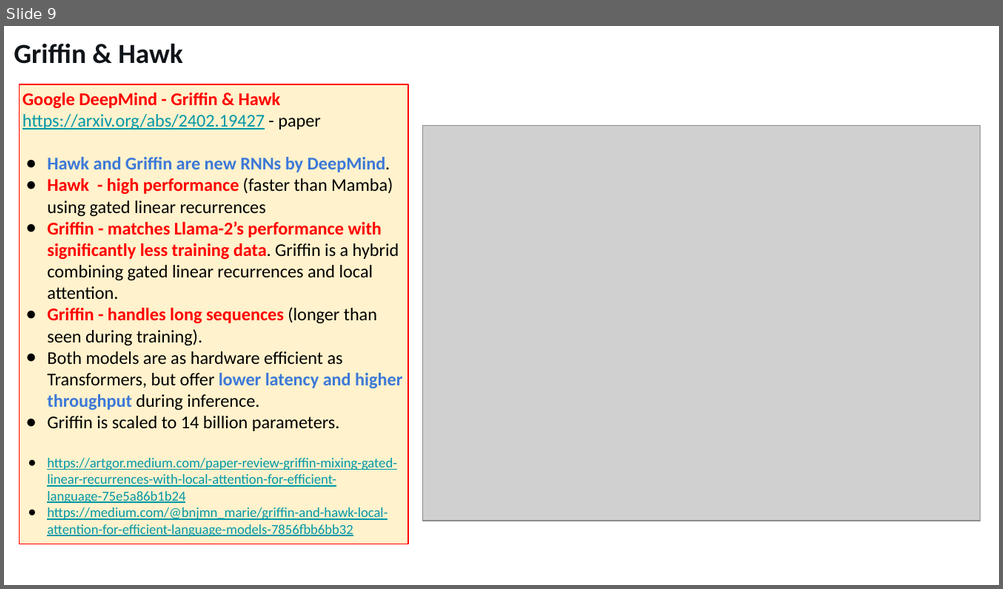
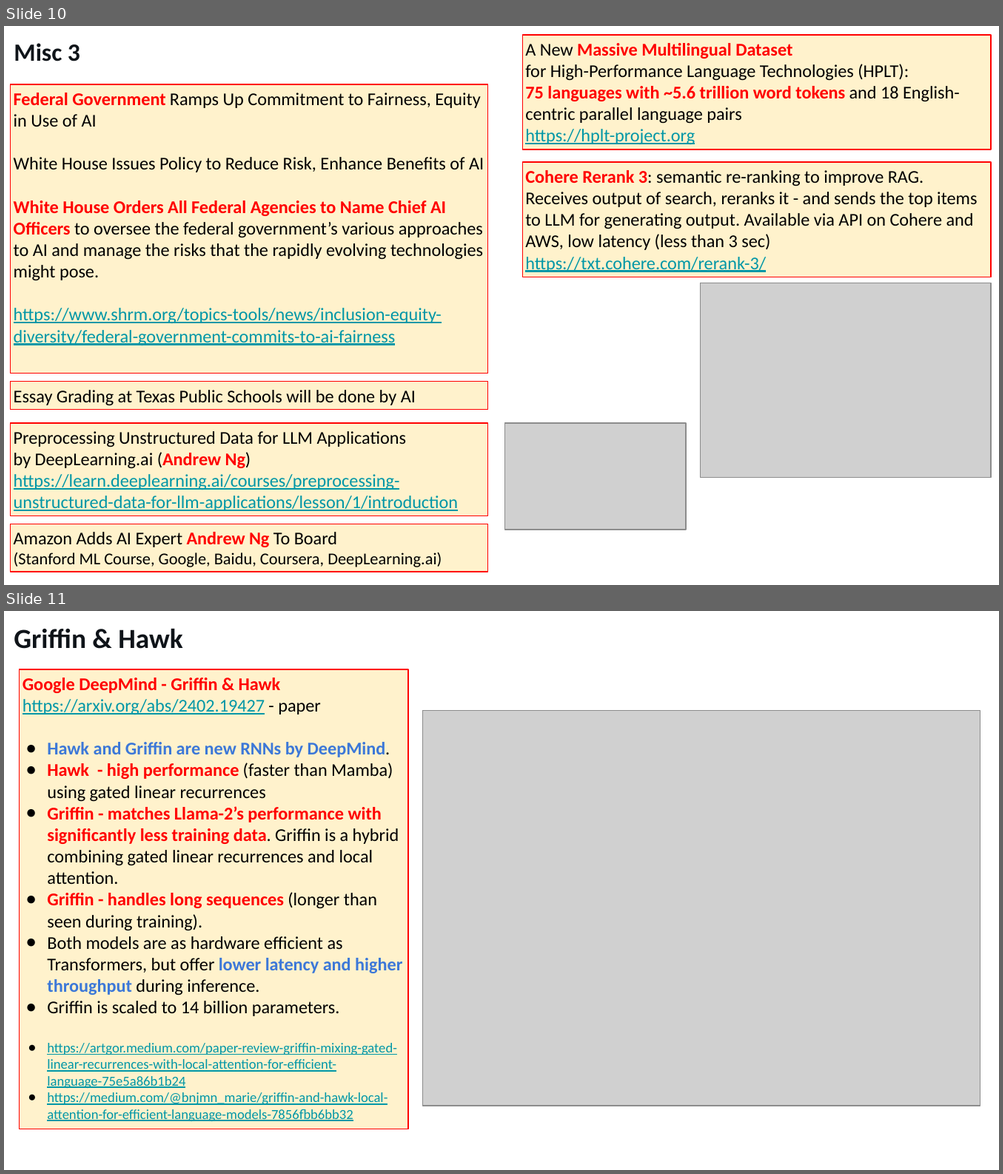
Before and after one commit to lselector/seminar, a slide deck: 2024/2024-04-12-AI-Updates.pptx. Shown one above the other, each under a label of ours: slide 9 before the commit, slides 10 and 11 after it. The pictures are 1003x589 and 1003x1174 pixels, drawn with LibreOffice and Linux fonts; fonts in the diff are those of the drawing; grey boxes stand for pictures. Boxes give left, top, right and bottom in pixels: in the first picture for what was removed or moved away, otherwise in the second. Text is boxed around its words. In the diff, an @@ line names an element or a change of style, - is before the commit and + after.

```diff
--- a/2024/2024-04-12-AI-Updates.pptx
+++ b/2024/2024-04-12-AI-Updates.pptx
@@ slide 10 added at (4,26,999,585), background #FFFFFF @@
@@ text added at (14,43,80,62), 18 pt, text #0F1419, bold @@
+Misc 3
@@ rectangle added at (522,35,990,150), fill #FFF2CC, outline #FF0000 0.75 pt, 13 pt, text #000000 @@
+A New Massive Multilingual Dataset
+for High-Performance Language Technologies (HPLT):
+75 languages with ~5.6 trillion word tokens and 18 English-centric parallel language pairs
+https://hplt-project.org
@@ rectangle added at (10,84,487,374), fill #FFF2CC, outline #FF0000 0.75 pt, 13 pt, text #000000 @@
+Federal Government Ramps Up Commitment to Fairness, Equity in Use of AI
+White House Issues Policy to Reduce Risk, Enhance Benefits of AI
+White House Orders All Federal Agencies to Name Chief AI Officers to oversee the federal government’s various approaches to AI and manage the risks that the rapidly evolving technologies might pose.
+https://www.shrm.org/topics-tools/news/inclusion-equity-diversity/federal-government-commits-to-ai-fairness
@@ rectangle added at (522,162,990,277), fill #FFF2CC, outline #FF0000 0.75 pt, 13 pt, text #000000 @@
+Cohere Rerank 3: semantic re-ranking to improve RAG. Receives output of search, reranks it - and sends the top items to LLM for generating output. Available via API on Cohere and AWS, low latency (less than 3 sec)
+https://txt.cohere.com/rerank-3/
@@ picture added at (700,283,990,477) @@
@@ rectangle added at (10,382,487,410), fill #FFF2CC, outline #FF0000 0.75 pt, 13 pt, text #000000 @@
+Essay Grading at Texas Public Schools will be done by AI
@@ rectangle added at (10,423,487,517), fill #FFF2CC, outline #FF0000 0.75 pt, 13 pt, text #0097A7, underline @@
+Preprocessing Unstructured Data for LLM Applications
+by DeepLearning.ai (Andrew Ng)
+https://learn.deeplearning.ai/courses/preprocessing-unstructured-data-for-llm-applications/lesson/1/introduction
@@ picture added at (505,423,686,529) @@
@@ rectangle added at (10,524,487,572), fill #FFF2CC, outline #FF0000 0.75 pt, 12 pt, text #000000 @@
+Amazon Adds AI Expert Andrew Ng To Board
+(Stanford ML Course, Google, Baidu, Coursera, DeepLearning.ai)
@@ what was slide 9 is now slide 11 @@
```
Also in this commit, not shown: 5 slides changed, 5 other slides added, 1 slide removed.
